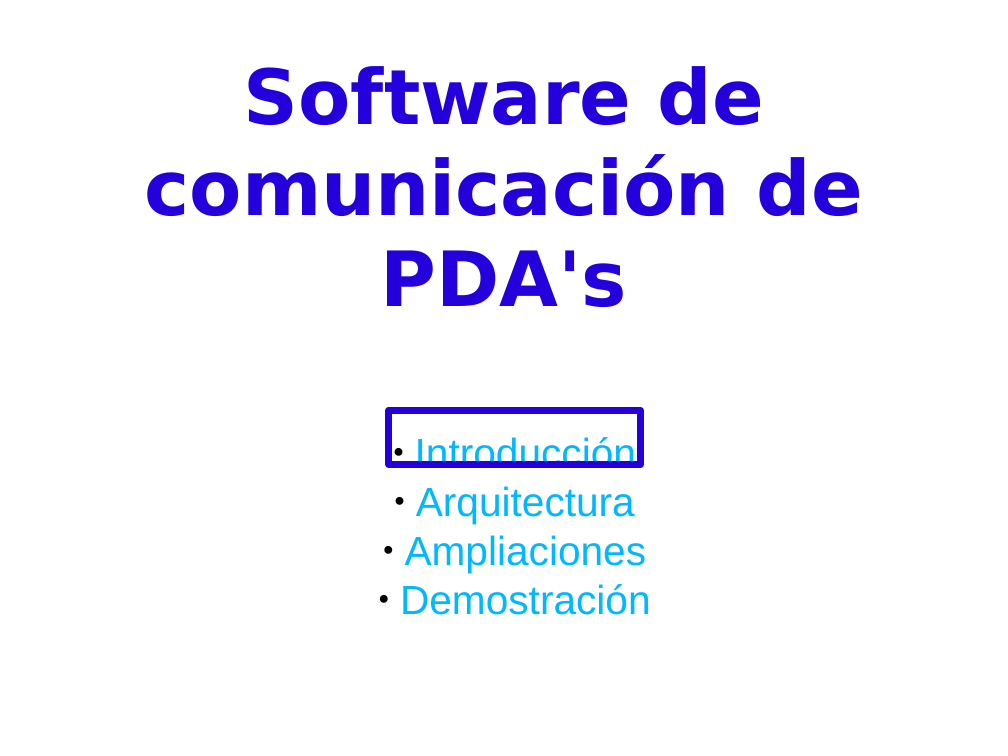
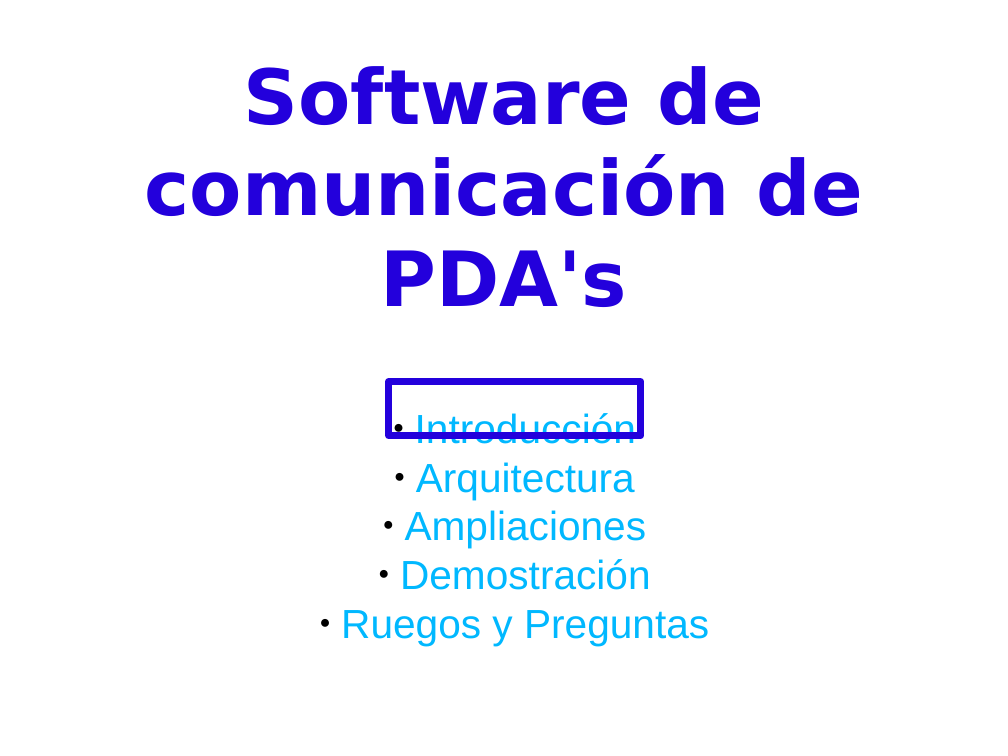
Before and after one commit to BackupTheBerlios/pdassii, a slide deck: slide 2 of Documentos/presentación.odp. Drawn at 1008x756 pixels with LibreOffice and Linux fonts; fonts in the diff are those of the drawing. Boxes give left, top, right and bottom in pixels: in the first picture for what was removed or moved away, otherwise in the second. Text is boxed around its words. In the diff, an @@ line names an element or a change of style, - is before the commit and + after.

```diff
--- a/Documentos/presentación.odp
+++ b/Documentos/presentación.odp
@@ rectangle: place and size @@
-rectangle at (389, 411, 641, 465)
+rectangle at (389, 381, 641, 435)
@@ subtitle at (341, 610, 709, 646): paragraph added @@
+  ● Ruegos y Preguntas
```
Also in this commit, not shown: 11 other slides changed, 3 slides added, 7 slides removed.
